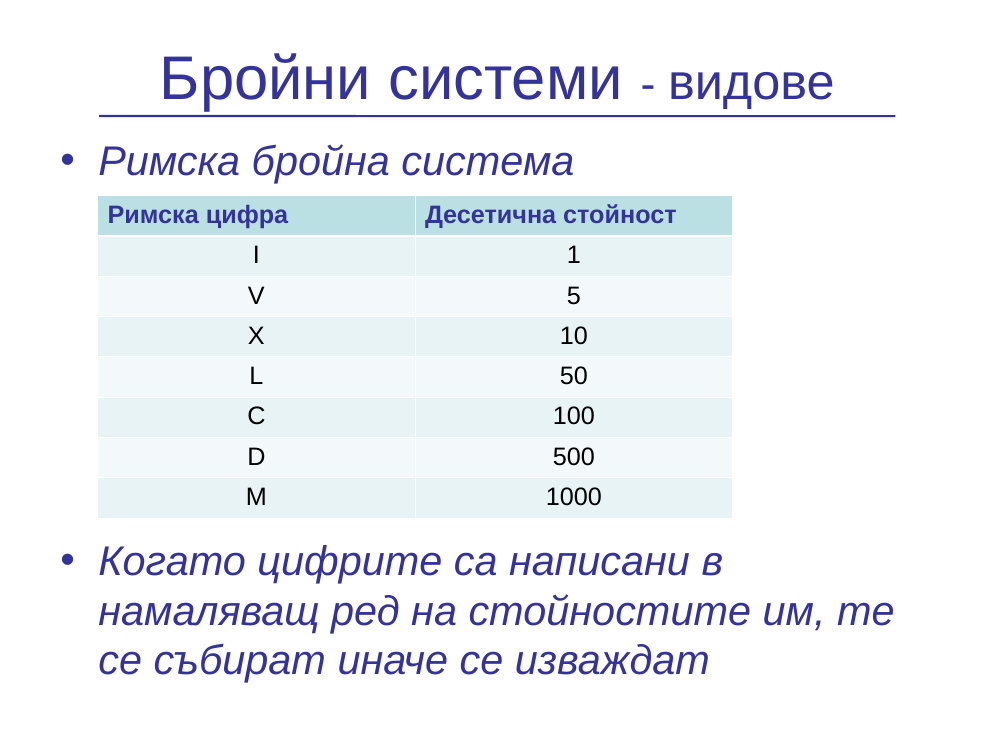
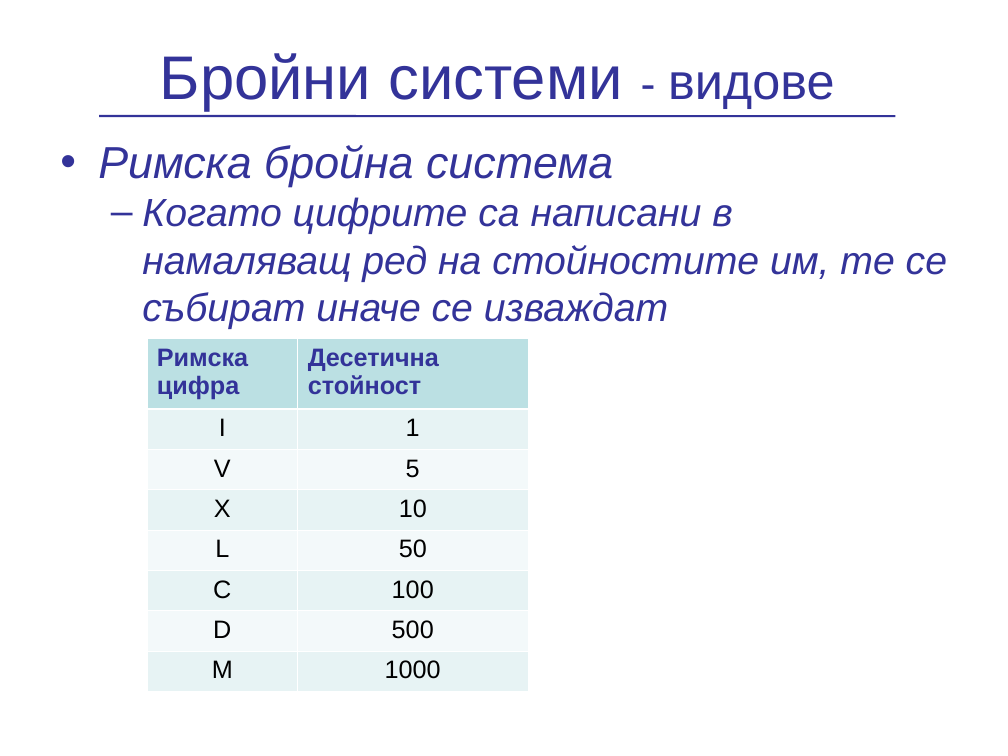
Before and after one commit to vpeevski/academy, a slide deck: slide 5 of Presentations/NumericalSystems/BroiniSistemi.ppt. Drawn at 1008x756 pixels with LibreOffice and Linux fonts; fonts in the diff are those of the drawing; background and template pictures are left out. Boxes give left, top, right and bottom in pixels: in the first picture for what was removed or moved away, otherwise in the second. Text is boxed around its words. In the diff, an @@ line names an element or a change of style, - is before the commit and + after.

Commit message:
broini sistemi ppt

```diff
--- a/Presentations/NumericalSystems/BroiniSistemi.ppt
+++ b/Presentations/NumericalSystems/BroiniSistemi.ppt
@@ text "Римска бройна система" at [98, 145, 947, 329]: size 29.6 to 32 pt in "Римска бройна система"; size 29.6 to 28 pt in "Когато цифрите са написани в намаляващ ред ..."; bullet • to –; list level 1 to 2 in "Когато цифрите са написани в ..." @@
@@ table: place and size @@
-table at [98, 196, 733, 518]
+table at [147, 339, 528, 691]
```
